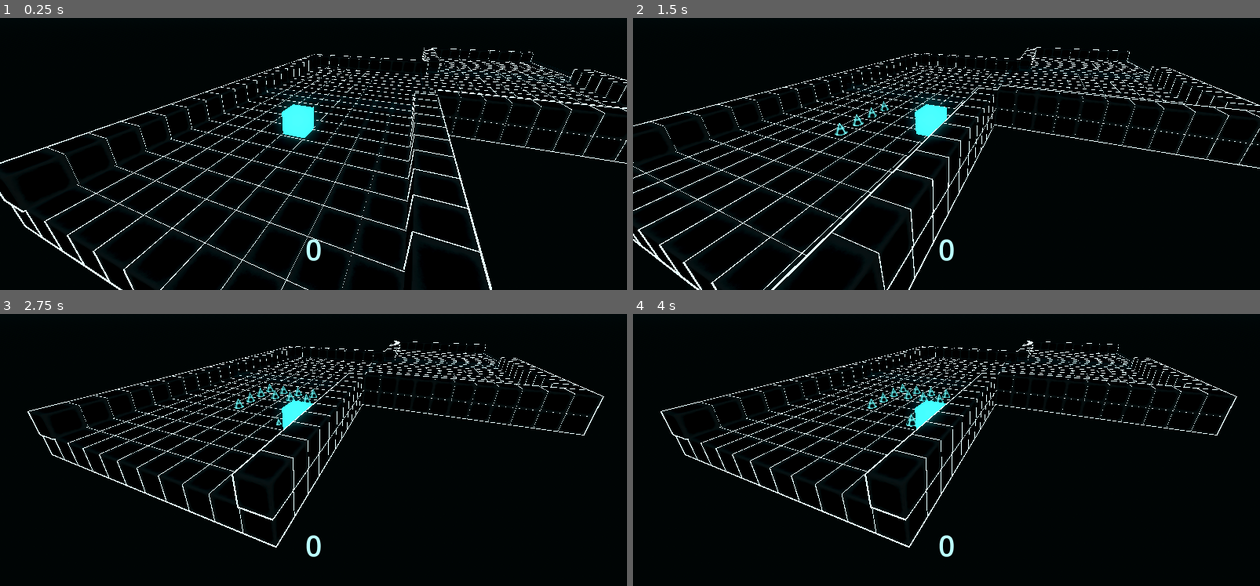
Above: before the commit, frames 1-4 (two rows, left to right).
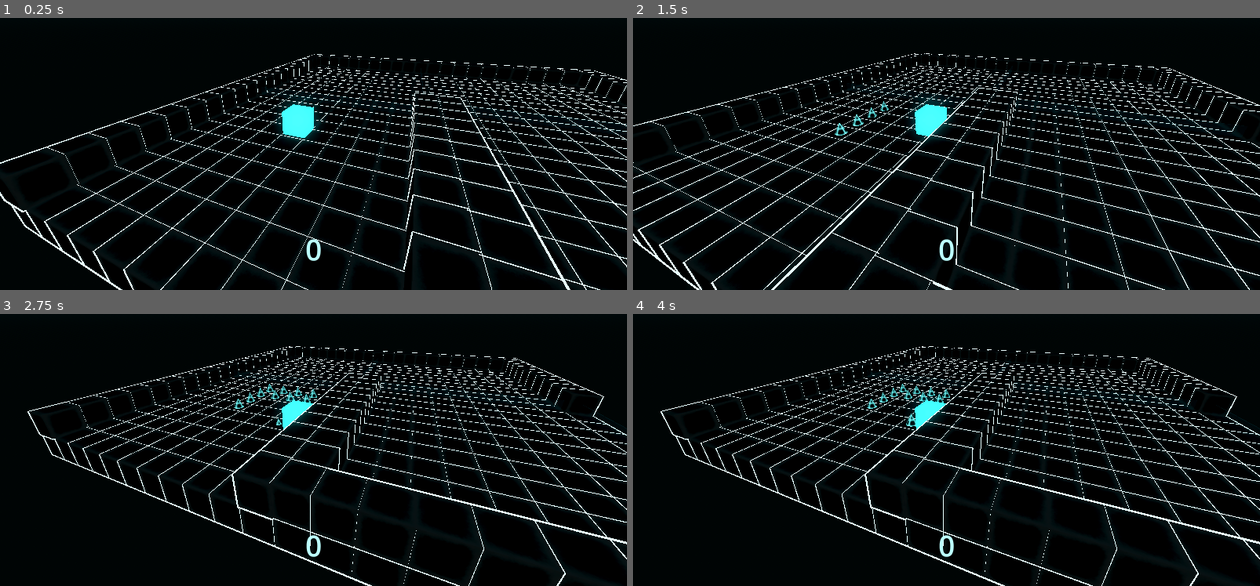
Above: after the commit, the same moments.

Repository: Username4D/rasterrun
Game: Godot game, scene res://scenes/demo_scene.tscn
The game is run twice, just before and just after one commit, with the same random seed, the same clock (stepped at 60 frames per second) and the same inputs.
Inputs:
- Up to frame 1 (0.25 s): no input
- Up to frame 2 (1.5 s): hold Right (ui_right) 0.53-1.28 s; hold Down (ui_down) from 1.28 s (still down)
- Up to frame 3 (2.75 s): release Down (ui_down) at 2.03 s; hold Right (ui_right) from 2.03 s (still down)
- Up to frame 4 (4 s): release Right (ui_right) at 2.78 s; hold Up (ui_up) 2.78-3.53 s; tap Enter at 3.5 s; hold Left (ui_left) from 3.53 s (still down)

The runs differ from the first frame. In frame 1, 2.3% of the frame differs, in the area x 67-100%, y 10-100%; in frame 2, 3.2%, in the area x 34-100%, y 10-100%; in frame 3, 3.0%; in frame 4, 3.0%.

Commit message:
2 new floors

Diff:
--- /dev/null
+++ b/scenes/floors/-1/1.tscn
@@ -0,0 +1,353 @@
+[gd_scene load_steps=3 format=3 uid="uid://drtngwv30saqk"]
+
+[ext_resource type="PackedScene" uid="uid://cqniu86ehuq6y" path="res://scenes/floor.tscn" id="1_vfdkk"]
+[ext_resource type="PackedScene" uid="uid://b77hpbyp824ng" path="res://scenes/spinner.tscn" id="2_erics"]
+
+[node name="floor" instance=ExtResource("1_vfdkk")]
+next = Vector2(-1, 0)
+
+[node name="floor_tile" parent="wall" index="0"]
+visible = false
+
+[node name="floor_tile2" parent="wall" index="1"]
+visible = false
+
+[node name="floor_tile3" parent="wall" index="2"]
+visible = false
+
+[node name="floor_tile4" parent="wall" index="3"]
+visible = false
+
+[node name="floor_tile5" parent="wall" index="4"]
+visible = false
+
+[node name="floor_tile6" parent="wall" index="5"]
+transform = Transform3D(1, 0, 0, 0, 1, 0, 0, 0, 1, 5, -0.5, 0)
+
+[node name="floor_tile7" parent="wall" index="6"]
+visible = false
+
+[node name="floor_tile8" parent="wall" index="7"]
+visible = false
+
+[node name="floor_tile9" parent="wall" index="8"]
+visible = false
+
+[node name="floor_tile10" parent="wall" index="9"]
+visible = false
+
+[node name="floor_tile12" parent="wall" index="11"]
+visible = false
+
+[node name="floor_tile13" parent="wall" index="12"]
+visible = false
+
+[node name="floor_tile14" parent="wall" index="13"]
+visible = false
+
+[node name="floor_tile15" parent="wall" index="14"]
+visible = false
+
+[node name="floor_tile16" parent="wall" index="15"]
+visible = false
+
+[node name="floor_tile17" parent="wall" index="16"]
+transform = Transform3D(1, 0, 0, 0, 1, 0, 0, 0, 1, 5, -0.5, -1)
+
+[node name="floor_tile18" parent="wall" index="17"]
+visible = false
+
+[node name="floor_tile19" parent="wall" index="18"]
+visible = false
+
+[node name="floor_tile20" parent="wall" index="19"]
+visible = false
+
+[node name="floor_tile21" parent="wall" index="20"]
+visible = false
+
+[node name="floor_tile23" parent="wall" index="22"]
+visible = false
+
+[node name="floor_tile24" parent="wall" index="23"]
+visible = false
+
+[node name="floor_tile25" parent="wall" index="24"]
+visible = false
+
+[node name="floor_tile26" parent="wall" index="25"]
+visible = false
+
+[node name="floor_tile27" parent="wall" index="26"]
+visible = false
+
+[node name="floor_tile28" parent="wall" index="27"]
+transform = Transform3D(1, 0, 0, 0, 1, 0, 0, 0, 1, 5, -0.5, -2)
+
+[node name="floor_tile29" parent="wall" index="28"]
+visible = false
+
+[node name="floor_tile30" parent="wall" index="29"]
+visible = false
+
+[node name="floor_tile31" parent="wall" index="30"]
+visible = false
+
+[node name="floor_tile32" parent="wall" index="31"]
+visible = false
+
+[node name="floor_tile34" parent="wall" index="33"]
+visible = false
+
+[node name="floor_tile35" parent="wall" index="34"]
+visible = false
+
+[node name="floor_tile36" parent="wall" index="35"]
+visible = false
+
+[node name="floor_tile37" parent="wall" index="36"]
+visible = false
+
+[node name="floor_tile38" parent="wall" index="37"]
+visible = false
+
+[node name="floor_tile39" parent="wall" index="38"]
+transform = Transform3D(1, 0, 0, 0, 1, 0, 0, 0, 1, 5, -0.5, -3)
+
+[node name="floor_tile40" parent="wall" index="39"]
+visible = false
+
+[node name="floor_tile41" parent="wall" index="40"]
+visible = false
+
+[node name="floor_tile42" parent="wall" index="41"]
+visible = false
+
+[node name="floor_tile43" parent="wall" index="42"]
+visible = false
+
+[node name="floor_tile45" parent="wall" index="44"]
+visible = false
+
+[node name="floor_tile46" parent="wall" index="45"]
+visible = false
+
+[node name="floor_tile47" parent="wall" index="46"]
+visible = false
+
+[node name="floor_tile48" parent="wall" index="47"]
+visible = false
+
+[node name="floor_tile49" parent="wall" index="48"]
+visible = false
+
+[node name="floor_tile50" parent="wall" index="49"]
+transform = Transform3D(1, 0, 0, 0, 1, 0, 0, 0, 1, -5, -0.5, -4)
+visible = false
+
+[node name="floor_tile51" parent="wall" index="50"]
+visible = false
+
+[node name="floor_tile52" parent="wall" index="51"]
+visible = false
+
+[node name="floor_tile53" parent="wall" index="52"]
+visible = false
+
+[node name="floor_tile54" parent="wall" index="53"]
+visible = false
+
+[node name="floor_tile55" parent="wall" index="54"]
+transform = Transform3D(1, 0, 0, 0, 1, 0, 0, 0, 1, -5, -0.5, -5)
+
+[node name="floor_tile56" parent="wall" index="55"]
+visible = false
+
+[node name="floor_tile57" parent="wall" index="56"]
+visible = false
+
+[node name="floor_tile58" parent="wall" index="57"]
+visible = false
+
+[node name="floor_tile59" parent="wall" index="58"]
+visible = false
+
+[node name="floor_tile60" parent="wall" index="59"]
+visible = false
+
+[node name="floor_tile61" parent="wall" index="60"]
+visible = false
+
+[node name="floor_tile62" parent="wall" index="61"]
+visible = false
+
+[node name="floor_tile63" parent="wall" index="62"]
+visible = false
+
+[node name="floor_tile64" parent="wall" index="63"]
+visible = false
+
+[node name="floor_tile65" parent="wall" index="64"]
+visible = false
+
+[node name="floor_tile66" parent="wall" index="65"]
+transform = Transform3D(1, 0, 0, 0, 1, 0, 0, 0, 1, -4, -0.5, -5)
+
+[node name="floor_tile67" parent="wall" index="66"]
+visible = false
+
+[node name="floor_tile68" parent="wall" index="67"]
+visible = false
+
+[node name="floor_tile69" parent="wall" index="68"]
+visible = false
+
+[node name="floor_tile70" parent="wall" index="69"]
+visible = false
+
+[node name="floor_tile71" parent="wall" index="70"]
+visible = false
+
+[node name="floor_tile72" parent="wall" index="71"]
+transform = Transform3D(1, 0, 0, 0, 1, 0, 0, 0, 1, 5, -0.5, 1)
+
+[node name="floor_tile73" parent="wall" index="72"]
+visible = false
+
+[node name="floor_tile74" parent="wall" index="73"]
+visible = false
+
+[node name="floor_tile75" parent="wall" index="74"]
+visible = false
+
+[node name="floor_tile76" parent="wall" index="75"]
+visible = false
+
+[node name="floor_tile78" parent="wall" index="77"]
+visible = false
+
+[node name="floor_tile79" parent="wall" index="78"]
+visible = false
+
+[node name="floor_tile80" parent="wall" index="79"]
+visible = false
+
+[node name="floor_tile81" parent="wall" index="80"]
+visible = false
+
+[node name="floor_tile82" parent="wall" index="81"]
+visible = false
+
+[node name="floor_tile83" parent="wall" index="82"]
+transform = Transform3D(1, 0, 0, 0, 1, 0, 0, 0, 1, 5, -0.5, 2)
+
+[node name="floor_tile84" parent="wall" index="83"]
+visible = false
+
+[node name="floor_tile85" parent="wall" index="84"]
+visible = false
+
+[node name="floor_tile86" parent="wall" index="85"]
+visible = false
+
+[node name="floor_tile87" parent="wall" index="86"]
+visible = false
+
+[node name="floor_tile89" parent="wall" index="88"]
+visible = false
+
+[node name="floor_tile90" parent="wall" index="89"]
+visible = false
+
+[node name="floor_tile91" parent="wall" index="90"]
+visible = false
+
+[node name="floor_tile92" parent="wall" index="91"]
+visible = false
+
+[node name="floor_tile93" parent="wall" index="92"]
+visible = false
+
+[node name="floor_tile94" parent="wall" index="93"]
+transform = Transform3D(1, 0, 0, 0, 1, 0, 0, 0, 1, 5, -0.5, 3)
+
+[node name="floor_tile95" parent="wall" index="94"]
+visible = false
+
+[node name="floor_tile96" parent="wall" index="95"]
+visible = false
+
+[node name="floor_tile97" parent="wall" index="96"]
+visible = false
+
+[node name="floor_tile98" parent="wall" index="97"]
+visible = false
+
+[node name="floor_tile100" parent="wall" index="99"]
+visible = false
+
+[node name="floor_tile101" parent="wall" index="100"]
+visible = false
+
+[node name="floor_tile102" parent="wall" index="101"]
+visible = false
+
+[node name="floor_tile103" parent="wall" index="102"]
+visible = false
+
+[node name="floor_tile104" parent="wall" index="103"]
+visible = false
+
+[node name="floor_tile105" parent="wall" index="104"]
+transform = Transform3D(1, 0, 0, 0, 1, 0, 0, 0, 1, 5, -0.5, 4)
+
+[node name="floor_tile106" parent="wall" index="105"]
+visible = false
+
+[node name="floor_tile107" parent="wall" index="106"]
+visible = false
+
+[node name="floor_tile108" parent="wall" index="107"]
+visible = false
+
+[node name="floor_tile109" parent="wall" index="108"]
+visible = false
+
+[node name="floor_tile110" parent="wall" index="109"]
+visible = false
+
+[node name="floor_tile111" parent="wall" index="110"]
+visible = false
+
+[node name="floor_tile112" parent="wall" index="111"]
+visible = false
+
+[node name="floor_tile113" parent="wall" index="112"]
+visible = false
+
+[node name="floor_tile114" parent="wall" index="113"]
+visible = false
+
+[node name="floor_tile115" parent="wall" index="114"]
+visible = false
+
+[node name="floor_tile116" parent="wall" index="115"]
+transform = Transform3D(1, 0, 0, 0, 1, 0, 0, 0, 1, 5, -0.5, 5)
+
+[node name="floor_tile117" parent="wall" index="116"]
+visible = false
+
+[node name="floor_tile118" parent="wall" index="117"]
+visible = false
+
+[node name="floor_tile119" parent="wall" index="118"]
+visible = false
+
+[node name="floor_tile120" parent="wall" index="119"]
+visible = false
+
+[node name="floor_tile121" parent="wall" index="120"]
+visible = false
+
+[node name="spinner" parent="." index="4" instance=ExtResource("2_erics")]
+transform = Transform3D(1, 0, 0, 0, 1, 0, 0, 0, 1, 0.5, 0, 0)
--- /dev/null
+++ b/scenes/floors/1/1.tscn
@@ -0,0 +1,344 @@
+[gd_scene load_steps=3 format=3 uid="uid://b8u5t2x6lnafg"]
+
+[ext_resource type="PackedScene" uid="uid://cqniu86ehuq6y" path="res://scenes/floor.tscn" id="1_apd6i"]
+[ext_resource type="PackedScene" uid="uid://b77hpbyp824ng" path="res://scenes/spinner.tscn" id="2_n0mk5"]
+
+[node name="floor" instance=ExtResource("1_apd6i")]
+next = Vector2(1, 0)
+
+[node name="floor_tile" parent="wall" index="0"]
+visible = false
+
+[node name="floor_tile2" parent="wall" index="1"]
+visible = false
+
+[node name="floor_tile3" parent="wall" index="2"]
+visible = false
+
+[node name="floor_tile4" parent="wall" index="3"]
+visible = false
+
+[node name="floor_tile5" parent="wall" index="4"]
+visible = false
+
+[node name="floor_tile6" parent="wall" index="5"]
+transform = Transform3D(1, 0, 0, 0, 1, 0, 0, 0, 1, -5, -0.5, 0)
+
+[node name="floor_tile7" parent="wall" index="6"]
+visible = false
+
+[node name="floor_tile8" parent="wall" index="7"]
+visible = false
+
+[node name="floor_tile9" parent="wall" index="8"]
+visible = false
+
+[node name="floor_tile10" parent="wall" index="9"]
+visible = false
+
+[node name="floor_tile12" parent="wall" index="11"]
+visible = false
+
+[node name="floor_tile13" parent="wall" index="12"]
+visible = false
+
+[node name="floor_tile14" parent="wall" index="13"]
+visible = false
+
+[node name="floor_tile15" parent="wall" index="14"]
+visible = false
+
+[node name="floor_tile16" parent="wall" index="15"]
+visible = false
+
+[node name="floor_tile17" parent="wall" index="16"]
+transform = Transform3D(1, 0, 0, 0, 1, 0, 0, 0, 1, -5, -0.5, -1)
+
+[node name="floor_tile18" parent="wall" index="17"]
+visible = false
+
+[node name="floor_tile19" parent="wall" index="18"]
+visible = false
+
+[node name="floor_tile20" parent="wall" index="19"]
+visible = false
+
+[node name="floor_tile21" parent="wall" index="20"]
+visible = false
+
+[node name="floor_tile23" parent="wall" index="22"]
+visible = false
+
+[node name="floor_tile24" parent="wall" index="23"]
+visible = false
+
+[node name="floor_tile25" parent="wall" index="24"]
+visible = false
+
+[node name="floor_tile26" parent="wall" index="25"]
+visible = false
+
+[node name="floor_tile27" parent="wall" index="26"]
+visible = false
+
+[node name="floor_tile28" parent="wall" index="27"]
+transform = Transform3D(1, 0, 0, 0, 1, 0, 0, 0, 1, -5, -0.5, -2)
+
+[node name="floor_tile29" parent="wall" index="28"]
+visible = false
+
+[node name="floor_tile30" parent="wall" index="29"]
+visible = false
+
+[node name="floor_tile31" parent="wall" index="30"]
+visible = false
+
+[node name="floor_tile32" parent="wall" index="31"]
+visible = false
+
+[node name="floor_tile34" parent="wall" index="33"]
+visible = false
+
+[node name="floor_tile35" parent="wall" index="34"]
+visible = false
+
+[node name="floor_tile36" parent="wall" index="35"]
+visible = false
+
+[node name="floor_tile37" parent="wall" index="36"]
+visible = false
+
+[node name="floor_tile38" parent="wall" index="37"]
+visible = false
+
+[node name="floor_tile39" parent="wall" index="38"]
+transform = Transform3D(1, 0, 0, 0, 1, 0, 0, 0, 1, -5, -0.5, -3)
+
+[node name="floor_tile40" parent="wall" index="39"]
+visible = false
+
+[node name="floor_tile41" parent="wall" index="40"]
+visible = false
+
+[node name="floor_tile42" parent="wall" index="41"]
+visible = false
+
+[node name="floor_tile43" parent="wall" index="42"]
+visible = false
+
+[node name="floor_tile45" parent="wall" index="44"]
+visible = false
+
+[node name="floor_tile46" parent="wall" index="45"]
+visible = false
+
+[node name="floor_tile47" parent="wall" index="46"]
+visible = false
+
+[node name="floor_tile48" parent="wall" index="47"]
+visible = false
+
+[node name="floor_tile49" parent="wall" index="48"]
+visible = false
+
+[node name="floor_tile50" parent="wall" index="49"]
+transform = Transform3D(1, 0, 0, 0, 1, 0, 0, 0, 1, -5, -0.5, -4)
+visible = false
+
+[node name="floor_tile51" parent="wall" index="50"]
+visible = false
+
+[node name="floor_tile52" parent="wall" index="51"]
+visible = false
+
+[node name="floor_tile53" parent="wall" index="52"]
+visible = false
+
+[node name="floor_tile54" parent="wall" index="53"]
+visible = false
+
+[node name="floor_tile56" parent="wall" index="55"]
+visible = false
+
+[node name="floor_tile57" parent="wall" index="56"]
+visible = false
+
+[node name="floor_tile58" parent="wall" index="57"]
+visible = false
+
+[node name="floor_tile59" parent="wall" index="58"]
+visible = false
+
+[node name="floor_tile60" parent="wall" index="59"]
+visible = false
+
+[node name="floor_tile61" parent="wall" index="60"]
+visible = false
+
+[node name="floor_tile62" parent="wall" index="61"]
+visible = false
+
+[node name="floor_tile63" parent="wall" index="62"]
+visible = false
+
+[node name="floor_tile64" parent="wall" index="63"]
+visible = false
+
+[node name="floor_tile65" parent="wall" index="64"]
+visible = false
+
+[node name="floor_tile67" parent="wall" index="66"]
+visible = false
+
+[node name="floor_tile68" parent="wall" index="67"]
+visible = false
+
+[node name="floor_tile69" parent="wall" index="68"]
+visible = false
+
+[node name="floor_tile70" parent="wall" index="69"]
+visible = false
+
+[node name="floor_tile71" parent="wall" index="70"]
+visible = false
+
+[node name="floor_tile72" parent="wall" index="71"]
+transform = Transform3D(1, 0, 0, 0, 1, 0, 0, 0, 1, -5, -0.5, 1)
+
+[node name="floor_tile73" parent="wall" index="72"]
+visible = false
+
+[node name="floor_tile74" parent="wall" index="73"]
+visible = false
+
+[node name="floor_tile75" parent="wall" index="74"]
+visible = false
+
+[node name="floor_tile76" parent="wall" index="75"]
+visible = false
+
+[node name="floor_tile78" parent="wall" index="77"]
+visible = false
+
+[node name="floor_tile79" parent="wall" index="78"]
+visible = false
+
+[node name="floor_tile80" parent="wall" index="79"]
+visible = false
+
+[node name="floor_tile81" parent="wall" index="80"]
+visible = false
+
+[node name="floor_tile82" parent="wall" index="81"]
+visible = false
+
+[node name="floor_tile83" parent="wall" index="82"]
+transform = Transform3D(1, 0, 0, 0, 1, 0, 0, 0, 1, -5, -0.5, 2)
+
+[node name="floor_tile84" parent="wall" index="83"]
+visible = false
+
+[node name="floor_tile85" parent="wall" index="84"]
+visible = false
+
+[node name="floor_tile86" parent="wall" index="85"]
+visible = false
+
+[node name="floor_tile87" parent="wall" index="86"]
+visible = false
+
+[node name="floor_tile89" parent="wall" index="88"]
+visible = false
+
+[node name="floor_tile90" parent="wall" index="89"]
+visible = false
+
+[node name="floor_tile91" parent="wall" index="90"]
+visible = false
+
+[node name="floor_tile92" parent="wall" index="91"]
+visible = false
+
+[node name="floor_tile93" parent="wall" index="92"]
+visible = false
+
+[node name="floor_tile94" parent="wall" index="93"]
+transform = Transform3D(1, 0, 0, 0, 1, 0, 0, 0, 1, -5, -0.5, 3)
+
+[node name="floor_tile95" parent="wall" index="94"]
+visible = false
+
+[node name="floor_tile96" parent="wall" index="95"]
+visible = false
+
+[node name="floor_tile97" parent="wall" index="96"]
+visible = false
+
+[node name="floor_tile98" parent="wall" index="97"]
+visible = false
+
+[node name="floor_tile100" parent="wall" index="99"]
+visible = false
+
+[node name="floor_tile101" parent="wall" index="100"]
+visible = false
+
+[node name="floor_tile102" parent="wall" index="101"]
+visible = false
+
+[node name="floor_tile103" parent="wall" index="102"]
+visible = false
+
+[node name="floor_tile104" parent="wall" index="103"]
+visible = false
+
+[node name="floor_tile105" parent="wall" index="104"]
+transform = Transform3D(1, 0, 0, 0, 1, 0, 0, 0, 1, -5, -0.5, 4)
+
+[node name="floor_tile106" parent="wall" index="105"]
+visible = false
+
+[node name="floor_tile107" parent="wall" index="106"]
+visible = false
+
+[node name="floor_tile108" parent="wall" index="107"]
+visible = false
+
+[node name="floor_tile109" parent="wall" index="108"]
+visible = false
+
+[node name="floor_tile110" parent="wall" index="109"]
+visible = false
+
+[node name="floor_tile111" parent="wall" index="110"]
+visible = false
+
+[node name="floor_tile112" parent="wall" index="111"]
+visible = false
+
+[node name="floor_tile113" parent="wall" index="112"]
+visible = false
+
+[node name="floor_tile114" parent="wall" index="113"]
+visible = false
+
+[node name="floor_tile115" parent="wall" index="114"]
+visible = false
+
+[node name="floor_tile117" parent="wall" index="116"]
+visible = false
+
+[node name="floor_tile118" parent="wall" index="117"]
+visible = false
+
+[node name="floor_tile119" parent="wall" index="118"]
+visible = false
+
+[node name="floor_tile120" parent="wall" index="119"]
+visible = false
+
+[node name="floor_tile121" parent="wall" index="120"]
+visible = false
+
+[node name="spinner" parent="." index="4" instance=ExtResource("2_n0mk5")]
+transform = Transform3D(1, 0, 0, 0, 1, 0, 0, 0, 1, 0.5, 0, 0)
--- a/scripts/floors.gd
+++ b/scripts/floors.gd
@@ -2,9 +2,9 @@
 
 @onready var last = self.get_child(0)
 
-var mi_one = [preload("res://scenes/floors/-1/0.tscn")]
+var mi_one = [preload("res://scenes/floors/-1/0.tscn"), preload("res://scenes/floors/-1/1.tscn")]
 var zero = [preload("res://scenes/floors/0/0.tscn"), preload("res://scenes/floors/0/1.tscn")]
-var one = [preload("res://scenes/floors/1/0.tscn")]
+var one = [preload("res://scenes/floors/1/0.tscn"), preload("res://scenes/floors/1/1.tscn")]
 
 var rng = RandomNumberGenerator.new()
 
